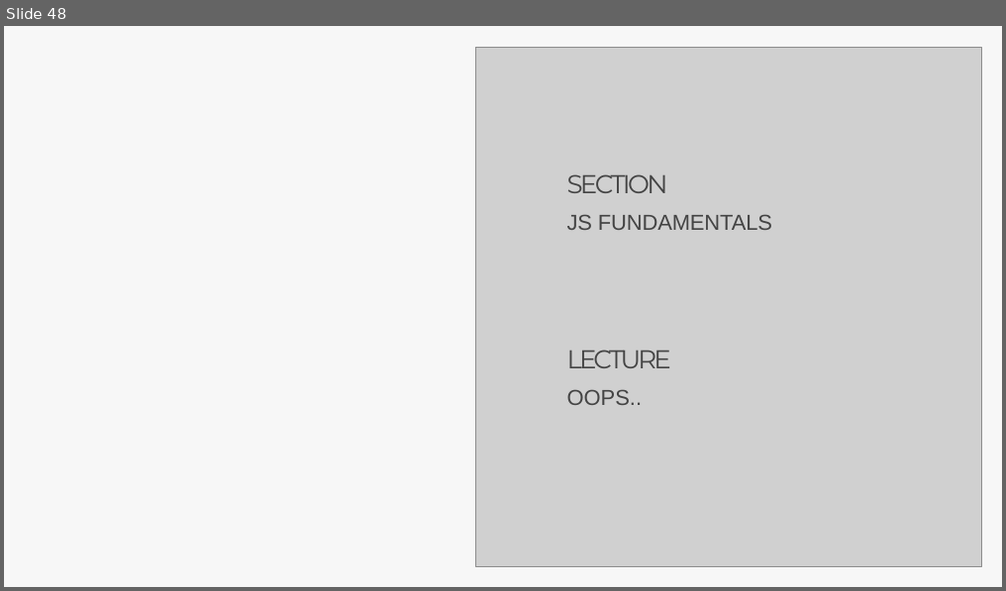
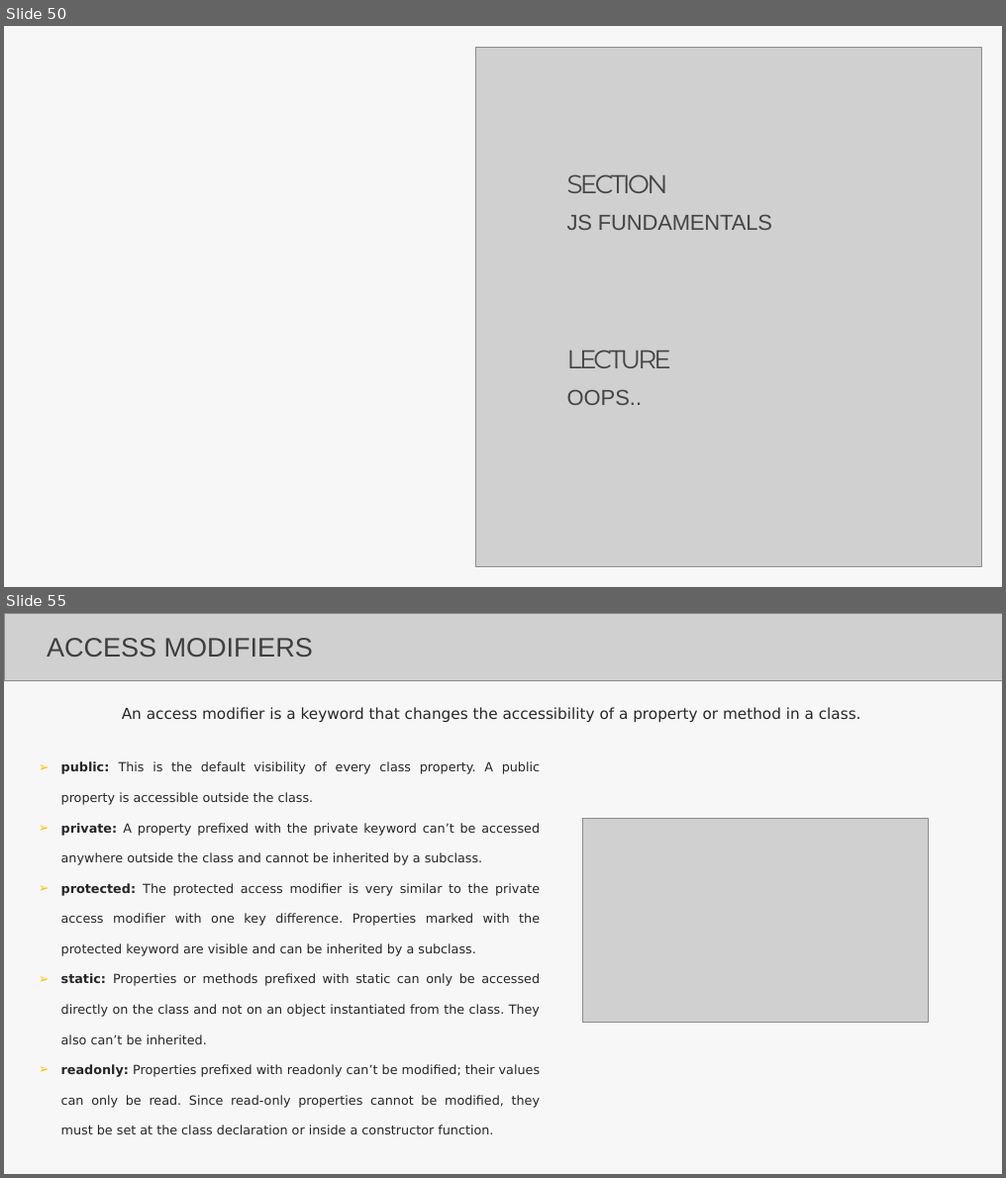
Before and after one commit to Aravindanchellam/UI-UX-Resources, a slide deck: Lecture_JS_TS.pptx. Shown one above the other, each under a label of ours: slide 48 before the commit, slides 50 and 55 after it; the slides between them are not shown. The pictures are 1006x591 and 1006x1178 pixels, drawn with LibreOffice and Linux fonts; fonts in the diff are those of the drawing; grey boxes stand for pictures. Boxes give left, top, right and bottom in pixels: in the first picture for what was removed or moved away, otherwise in the second. Text is boxed around its words. In the diff, an @@ line names an element or a change of style, - is before the commit and + after.

```diff
--- a/Lecture_JS_TS.pptx
+++ b/Lecture_JS_TS.pptx
@@ slide 55 added at (4,613,1002,1174), background #FFFFFF; not listed: 1 template element that a slide beside it also shows @@
@@ picture added at (4,613,1002,680) @@
@@ text added at (47,638,313,657), 42.5 pt, text #3E3E3E @@
+ACCESS MODIFIERS
@@ text added at (122,707,861,722), 24 pt, text #262626 @@
+  An access modifier is a keyword that changes the accessibility of a property or method in a class.
@@ text added at (61,761,540,1135), 20 pt, text #262626 @@
+  ➢ public: This is the default visibility of every class property. A public property is accessible outside the class.
+  ➢ private: A property prefixed with the private keyword can’t be accessed anywhere outside the class and cannot be inherited by a subclass.
+  ➢ protected: The protected access modifier is very similar to the private access modifier with one key difference. Properties marked with the protected keyword are visible and can be inherited by a subclass.
+  ➢ static: Properties or methods prefixed with static can only be accessed directly on the class and not on an object instantiated from the class. They also can’t be inherited.
+  ➢ readonly: Properties prefixed with readonly can’t be modified; their values can only be read. Since read-only properties cannot be modified, they must be set at the class declaration or inside a constructor function.
@@ picture added at (582,818,928,1022) @@
@@ what was slide 48 is now slide 50 @@
```
Also in this commit, not shown: 1 slide changed, 5 other slides added.
